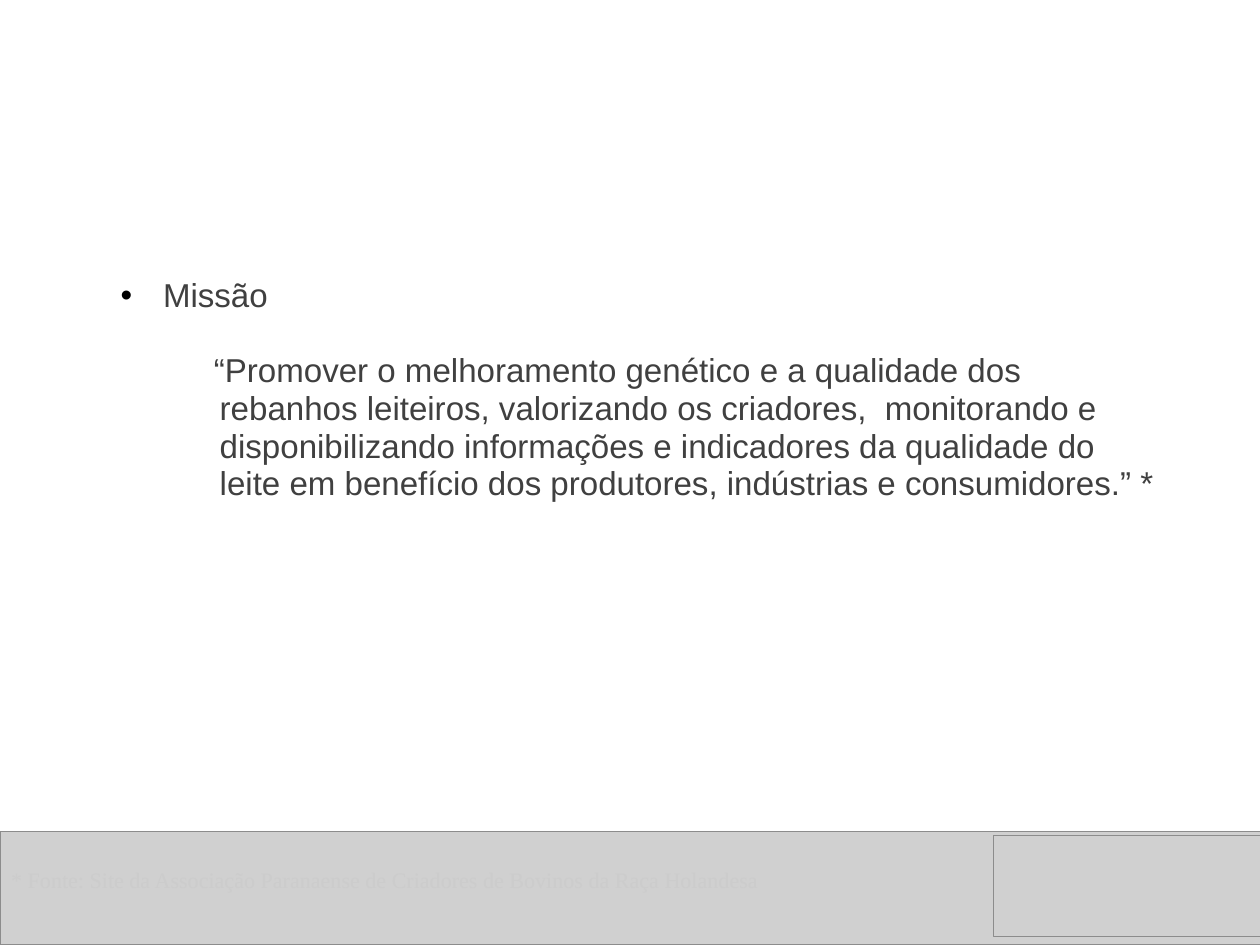
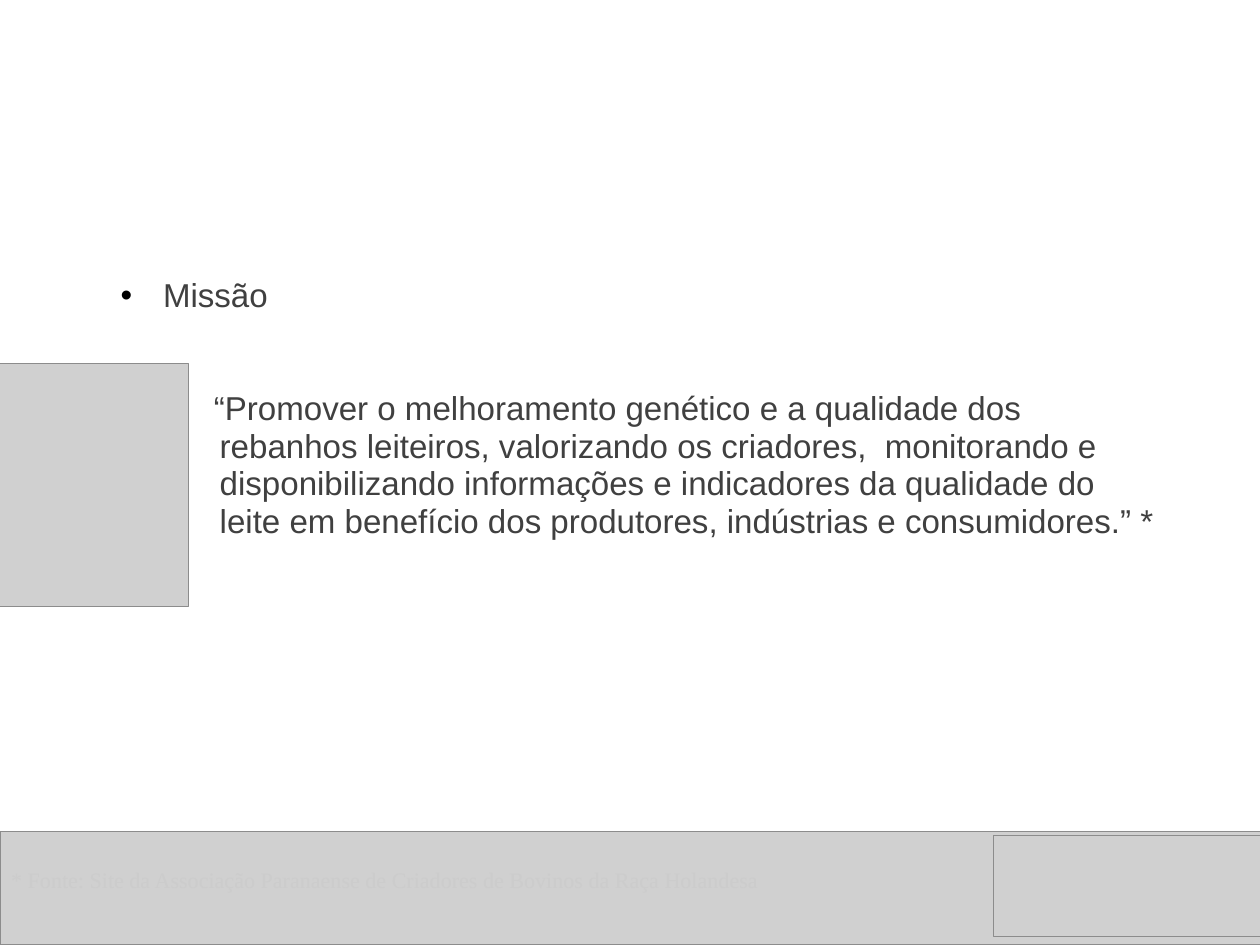
Before and after one commit to thiagoalvsantos/sabrh, a slide deck: slide 4 of Concepção/projeto_final_sabrh_apresentacao_proposta.ppt. Drawn at 1260x945 pixels with LibreOffice and Linux fonts; fonts in the diff are those of the drawing; grey boxes stand for pictures; background and template pictures are left out. Boxes give left, top, right and bottom in pixels: in the first picture for what was removed or moved away, otherwise in the second. Text is boxed around its words. In the diff, an @@ line names an element or a change of style, - is before the commit and + after.

```diff
--- a/Concepção/projeto_final_sabrh_apresentacao_proposta.ppt
+++ b/Concepção/projeto_final_sabrh_apresentacao_proposta.ppt
@@ text "Missão" rewrapped from (x1=163, y1=283, x2=1131, y2=502) to (x1=163, y1=283, x2=1131, y2=540) @@
@@ picture added at (x1=0, y1=364, x2=188, y2=607) @@
```
Also in this commit, not shown: 1 other slide changed, 1 slide added.
